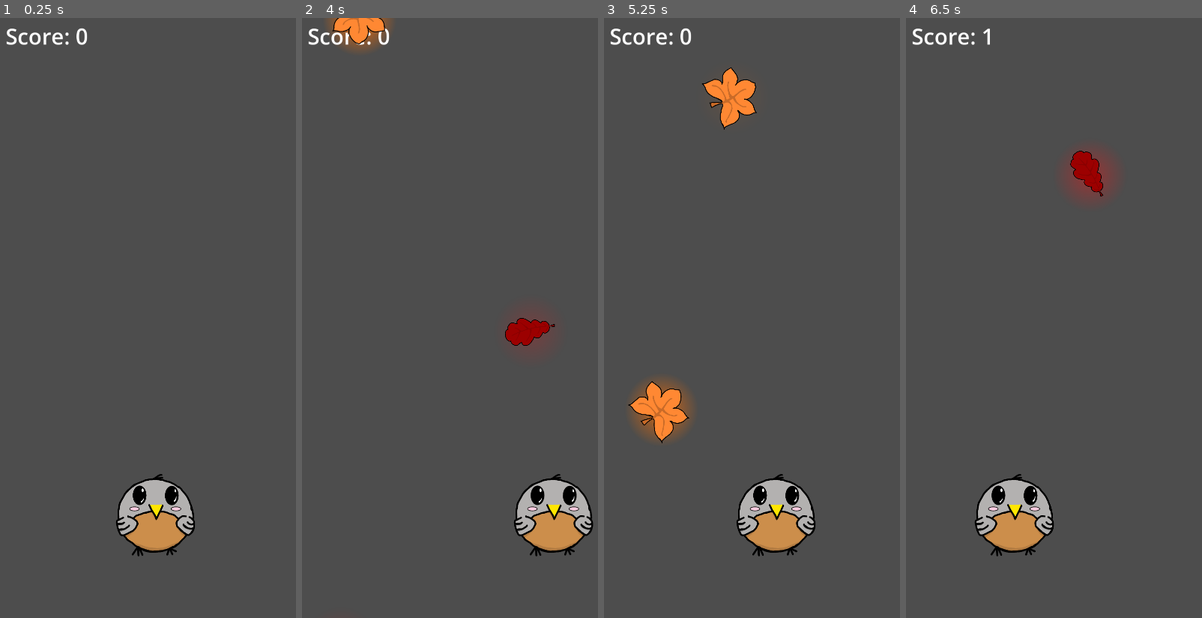
Above: before the commit, frames 1-4 (left to right).
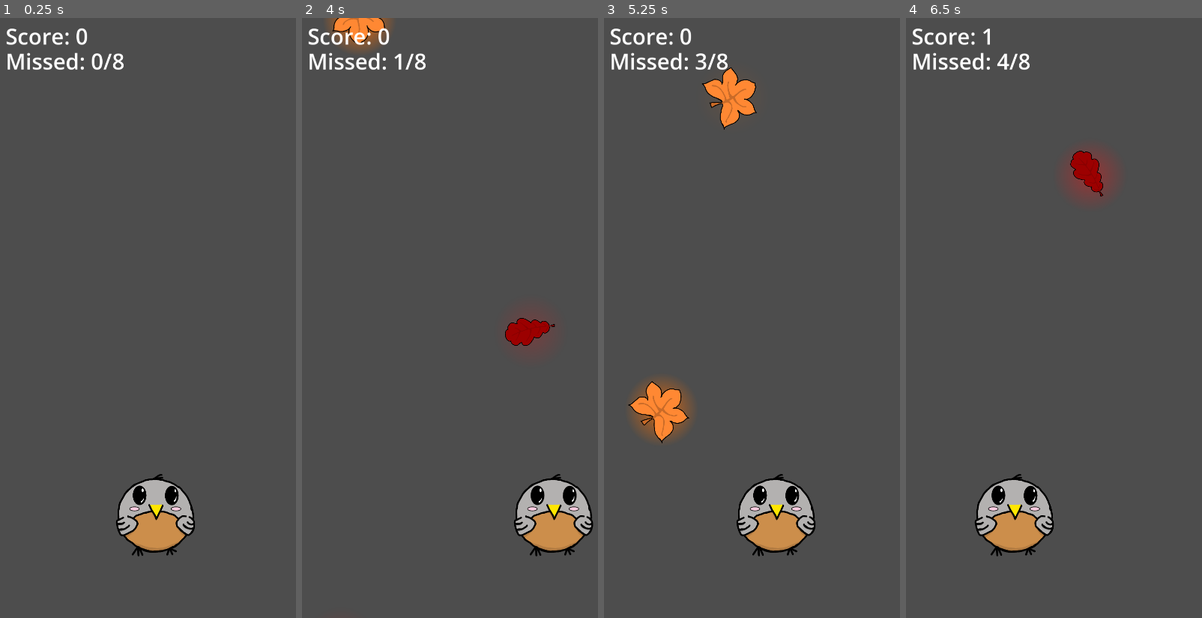
Above: after the commit, the same moments.

Repository: ezhor/Bird-Fall
Game: Godot game, scene res://Scenes/game.tscn
Two runs of this game, one before a commit and one after it. Both use one fixed random seed, a clock stepped at 60 frames per second and the inputs below.
Inputs (mouse positions are in pixels of both pictures, inside the frame that each line leads up to):
- Up to frame 1 (0.25 s): no input
- Up to frame 2 (4 s): tap Enter at 0.5 s; move the mouse to (526, 288) at 0.52 s; move the mouse to (393, 348) at 1.27 s; move the mouse to (488, 186) at 2.02 s; move the mouse to (441, 438) at 2.77 s; move the mouse to (553, 408) at 3.52 s
- Up to frame 3 (5.25 s): move the mouse to (663, 228) at 4.27 s; move the mouse to (775, 318) at 5.02 s
- Up to frame 4 (6.5 s): move the mouse to (1012, 168) at 5.77 s

The runs differ from the first frame. In frame 1, 0.5% of the frame differs, in the area x 2-42%, y 5-9%; in frame 2, 0.5%, in the area x 2-42%, y 1-9%; in frame 3, 0.5%; in frame 4, 0.5%.

Commit message:
Missed leaves partial logic

Diff:
--- /dev/null
+++ b/Scenes/Missed.gd
@@ -0,0 +1,21 @@
+extends Label
+class_name Missed
+
+@export var max_missed: int
+
+static var INSTANCE
+
+var missed: int
+
+func _init() -> void:
+	INSTANCE = self
+
+func _ready() -> void:
+	update_label()
+
+func increase_missed() -> void:
+	missed += 1
+	update_label()
+
+func update_label() -> void:
+	text = "Missed: %d/%d" % [missed, max_missed]
--- a/Scenes/game.tscn
+++ b/Scenes/game.tscn
@@ -5,6 +5,7 @@
 [ext_resource type="PackedScene" uid="uid://caxu53ys705gi" path="res://Scenes/Objects/drop.tscn" id="2_3dryh"]
 [ext_resource type="Texture2D" uid="uid://qt0yiniq8pdg" path="res://Sprites/bird_idle.png" id="4_3dryh"]
 [ext_resource type="Script" uid="uid://byly63mndi1p1" path="res://Scripts/Score.gd" id="5_wowpa"]
+[ext_resource type="Script" uid="uid://d33qmdg7dxhce" path="res://Scenes/Missed.gd" id="6_i6g32"]
 
 [sub_resource type="CircleShape2D" id="CircleShape2D_uwtqh"]
 radius = 111.0045
@@ -32,6 +33,7 @@
 shape = SubResource("CircleShape2D_uwtqh")
 
 [node name="Score" type="Label" parent="." unique_id=831258828]
+z_index = 100
 offset_left = 30.0
 offset_top = 10.0
 offset_right = 254.0
@@ -39,3 +41,14 @@
 text = "Score: 0"
 label_settings = SubResource("LabelSettings_3dryh")
 script = ExtResource("5_wowpa")
+
+[node name="Missed" type="Label" parent="." unique_id=20710990]
+z_index = 100
+offset_left = 30.0
+offset_top = 90.0
+offset_right = 294.0
+offset_bottom = 186.0
+text = "Missed: 0/8"
+label_settings = SubResource("LabelSettings_3dryh")
+script = ExtResource("6_i6g32")
+max_missed = 8
--- a/Scripts/Drop.gd
+++ b/Scripts/Drop.gd
@@ -37,6 +37,7 @@
 	position.y += speed * delta
 	if position.y > destroy_limit:
 		queue_free()
+		Missed.INSTANCE.increase_missed()
 
 func _on_area_entered(body: Node2D) -> void:
 	if body.name == "Player":
--- a/Scripts/Score.gd
+++ b/Scripts/Score.gd
@@ -3,11 +3,17 @@
 
 static var INSTANCE
 
-var score: float
+var score: int
 
 func _init() -> void:
 	INSTANCE = self
 
+func _ready() -> void:
+	update_label()
+
 func increase_score() -> void:
 	score += 1
+	update_label()
+
+func update_label() -> void:
 	text = "Score: %d" % score
Not shown, added: Scenes/Missed.gd.uid
Not shown, added: Sprites/snowflake.png.import
